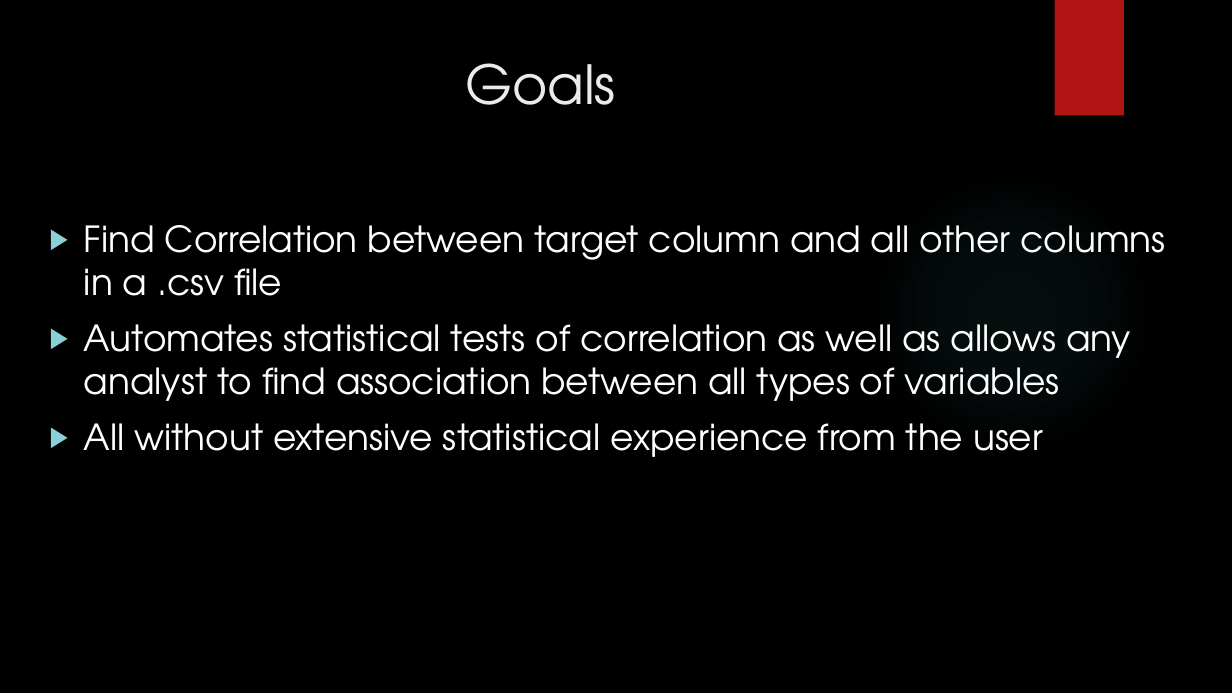
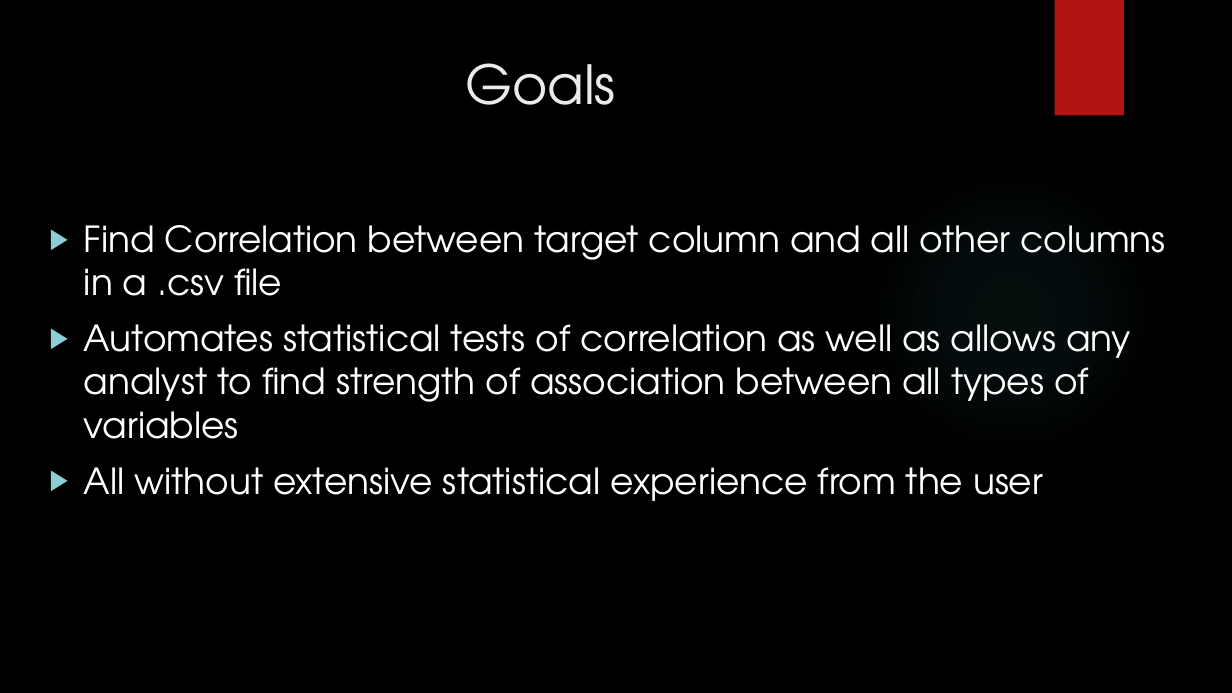
Before and after one commit to tedcordonnier/SeniorDesign, a slide deck: slide 3 of Spring_Presentation.pptx. Drawn at 1232x693 pixels with LibreOffice and Linux fonts; fonts in the diff are those of the drawing; background and template pictures are left out. Boxes give left, top, right and bottom in pixels: in the first picture for what was removed or moved away, otherwise in the second. Text is boxed around its words. In the diff, an @@ line names an element or a change of style, - is before the commit and + after.

```diff
--- a/Spring_Presentation.pptx
+++ b/Spring_Presentation.pptx
@@ text at (84,324,1131,439): text changed @@
-▶ Automates statistical tests of correlation as well as allows any analyst to find association between all types of variables
+▶ Automates statistical tests of correlation as well as allows any analyst to find strength of association between all types of variables
```
Also in this commit, not shown: 1 other slide changed, 7 slides added, 8 slides removed, 18 other files.
